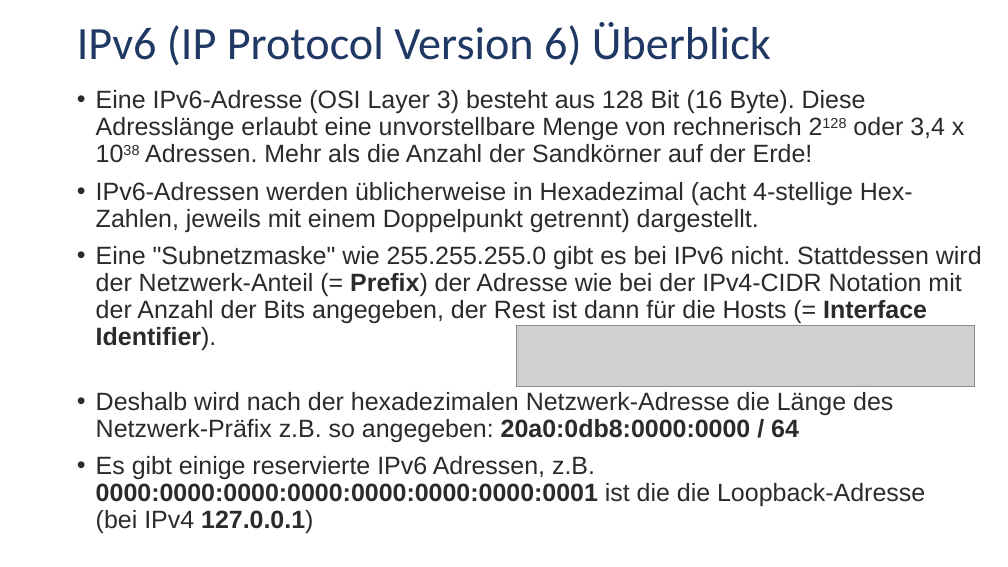
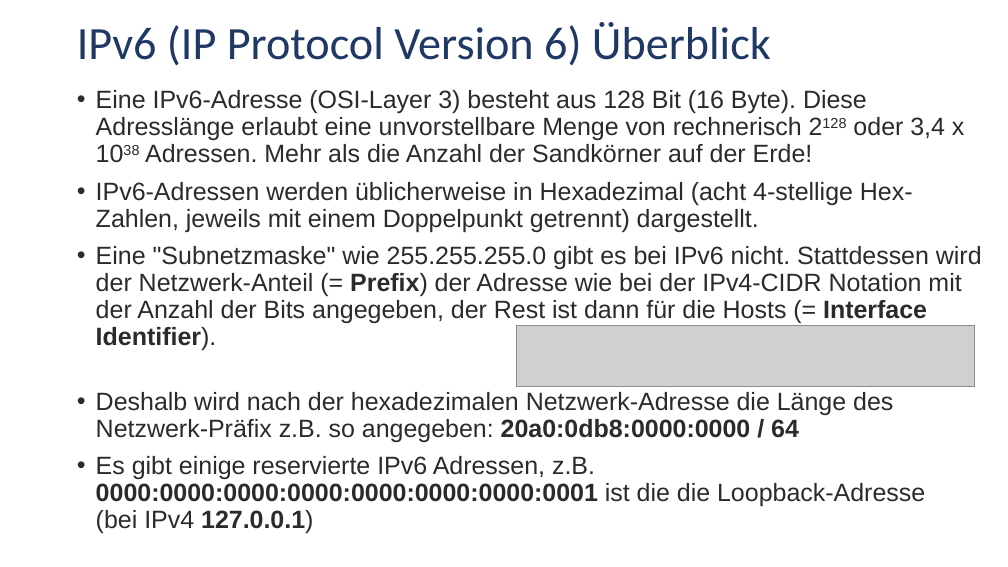
Before and after one commit to MickyRoth/Presentations, a slide deck: slide 2 of IPv6.pptx. Drawn at 1008x567 pixels with LibreOffice and Linux fonts; fonts in the diff are those of the drawing; grey boxes stand for pictures. Boxes give left, top, right and bottom in pixels: in the first picture for what was removed or moved away, otherwise in the second. Text is boxed around its words. In the diff, an @@ line names an element or a change of style, - is before the commit and + after.

```diff
--- a/IPv6.pptx
+++ b/IPv6.pptx
@@ text at (96,90,965,163): text changed @@
-• Eine IPv6-Adresse (OSI Layer 3) besteht aus 128 Bit (16 Byte). Diese Adresslänge erlaubt eine unvorstellbare Menge von rechnerisch 2128 oder 3,4 x 1038 Adressen. Mehr als die Anzahl der Sandkörner auf der Erde!
+• Eine IPv6-Adresse (OSI-Layer 3) besteht aus 128 Bit (16 Byte). Diese Adresslänge erlaubt eine unvorstellbare Menge von rechnerisch 2128 oder 3,4 x 1038 Adressen. Mehr als die Anzahl der Sandkörner auf der Erde!
```
Also in this commit, not shown: 2 other slides changed, 3 other files.
